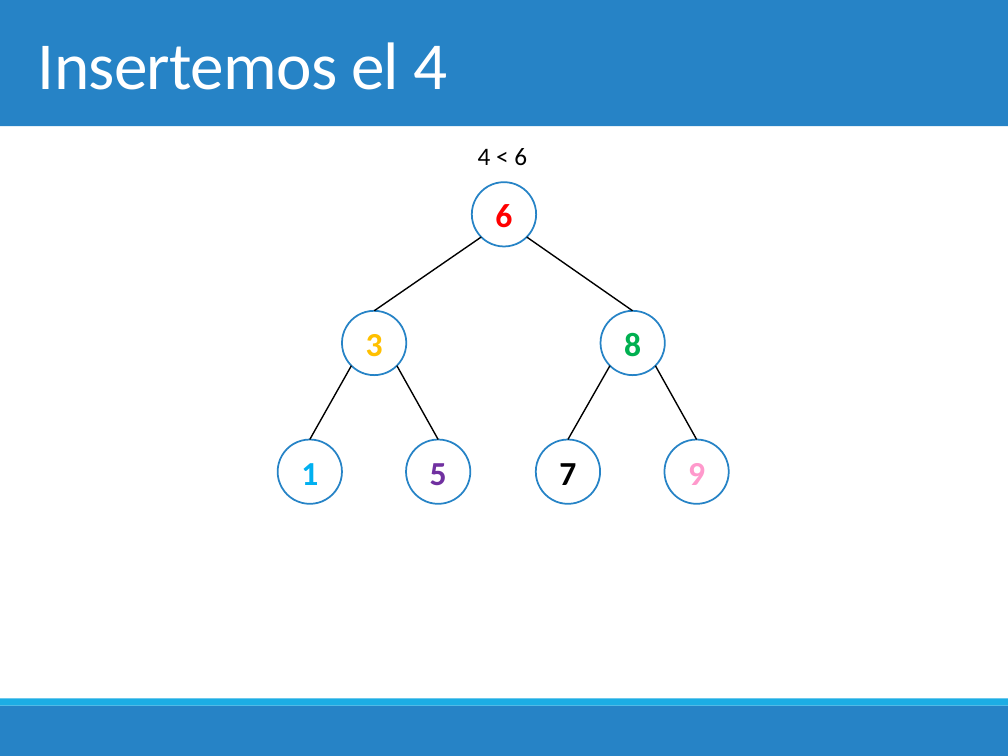
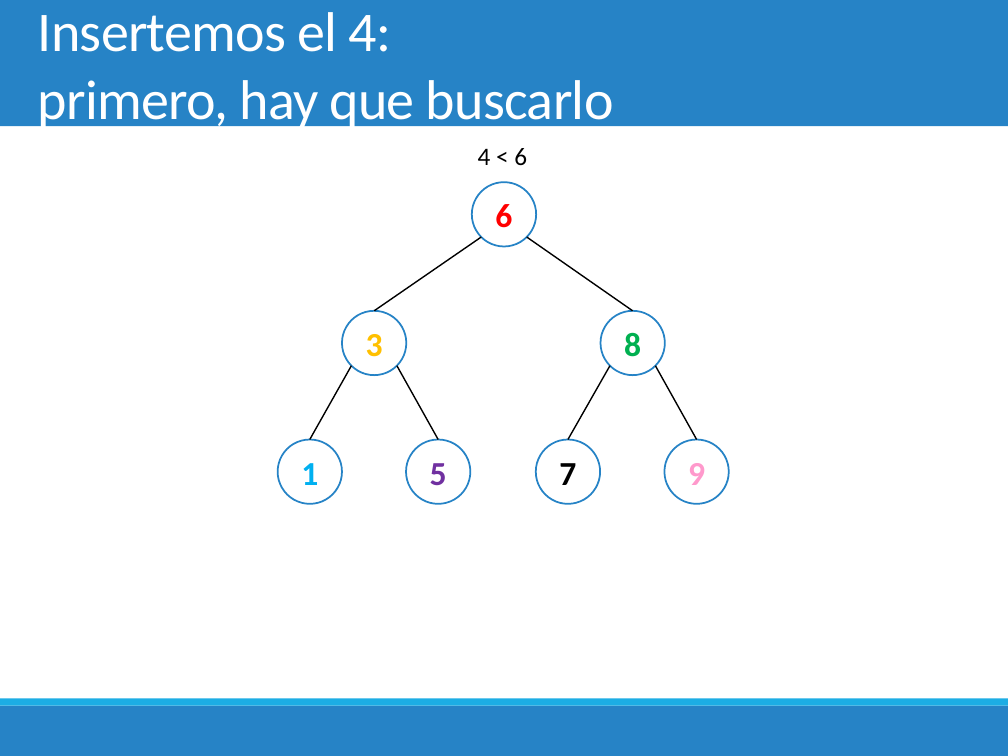
Before and after one commit to chris-carstens/2020-2, a slide deck: slide 22 of Clases/06 - Árboles Binarios de Búsqueda/6. Árboles Binarios de Búsqueda.pptx (slide 20 before the commit). Drawn at 1008x756 pixels with LibreOffice and Linux fonts; fonts in the diff are those of the drawing. Boxes give left, top, right and bottom in pixels: in the first picture for what was removed or moved away, otherwise in the second. Text is boxed around its words. In the diff, an @@ line names an element or a change of style, - is before the commit and + after.

```diff
--- a/Clases/06 - Árboles Binarios de Búsqueda/6. Árboles Binarios de Búsqueda.pptx
+++ b/Clases/06 - Árboles Binarios de Búsqueda/6. Árboles Binarios de Búsqueda.pptx
@@ title at (38, 12, 614, 132): text changed; size 48 to 40 pt @@
-Insertemos el 4
+Insertemos el 4:
+primero, hay que buscarlo
```
Also in this commit, not shown: 7 other slides changed, 3 slides added, 2 slides removed, 5 other files.
